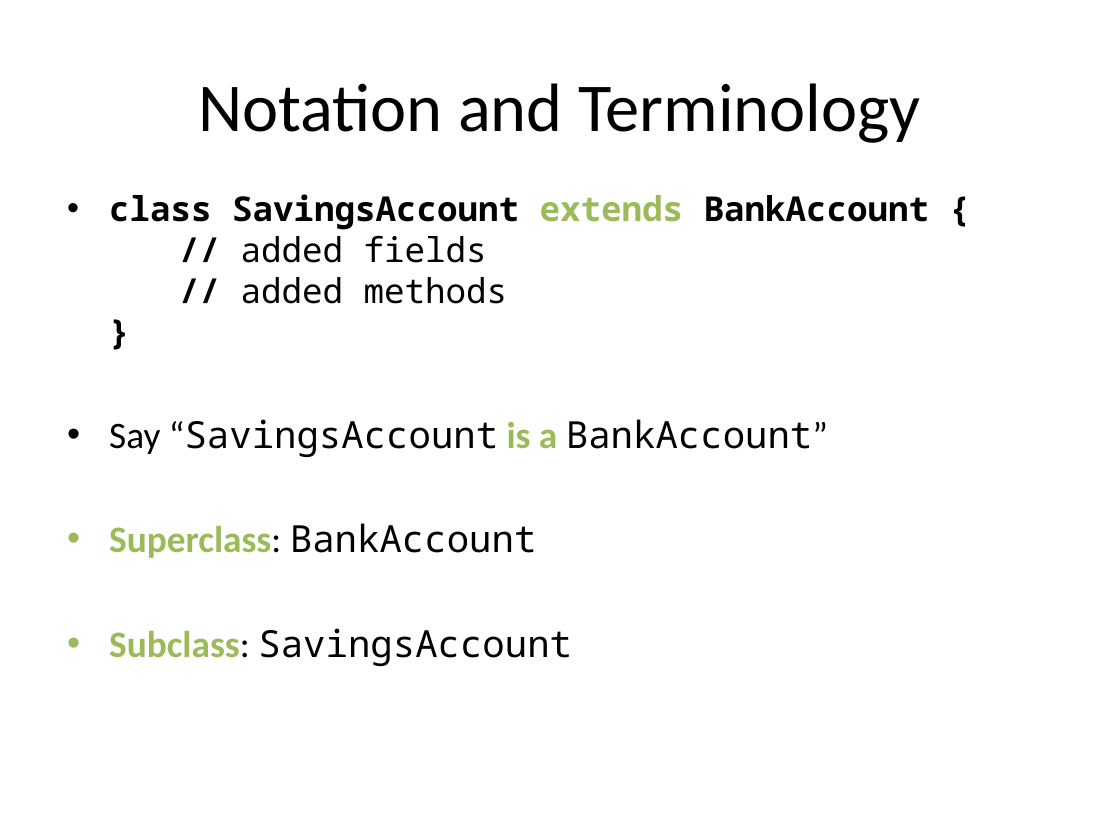
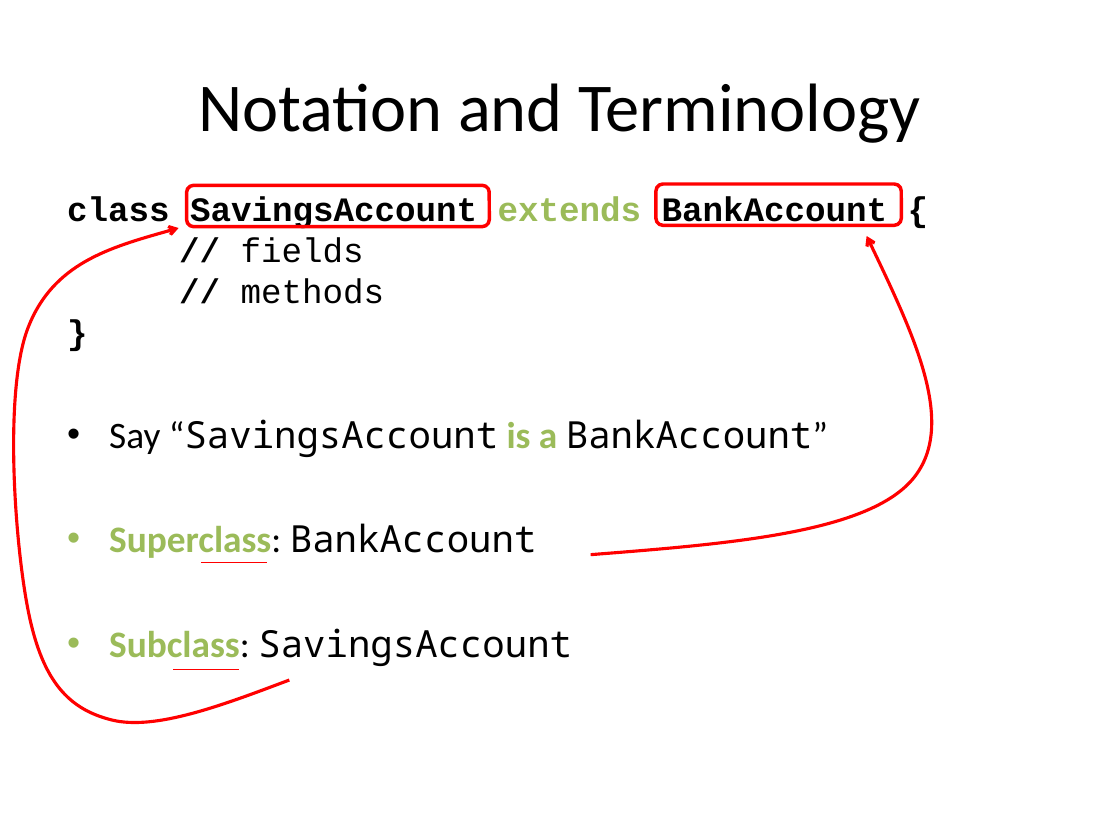
Before and after one commit to RHIT-CSSE/csse220, a slide deck: slide 4 of ClassMaterials/Inheritance/Slides/Inheritance.pptx. Drawn at 1120x840 pixels with LibreOffice and Linux fonts; fonts in the diff are those of the drawing. Boxes give left, top, right and bottom in pixels: in the first picture for what was removed or moved away, otherwise in the second. Text is boxed around its words. In the diff, an @@ line names an element or a change of style, - is before the commit and + after.

```diff
--- a/ClassMaterials/Inheritance/Slides/Inheritance.pptx
+++ b/ClassMaterials/Inheritance/Slides/Inheritance.pptx
@@ text at (x1=67, y1=196, x2=887, y2=304): text changed; font Noto Sans Mono to Courier New @@
-• class SavingsAccount extends BankAccount {
-  // added fields
-  // added methods
-  }
+class SavingsAccount extends BankAccount {
+// fields
+// methods
+}
@@ rounded rectangle added at (x1=187, y1=185, x2=489, y2=226), outline #FF0000 2.25 pt @@
@@ rounded rectangle added at (x1=656, y1=184, x2=902, y2=225), outline #FF0000 2.25 pt @@
@@ freeform shape added at (x1=13, y1=228, x2=289, y2=724), outline #FF0000 2 pt @@
@@ freeform shape added at (x1=590, y1=236, x2=931, y2=556), outline #FF0000 2 pt @@
@@ line added from (202, 562) to (267, 562), #FF0000 0.75 pt @@
@@ line added from (174, 670) to (239, 670), #FF0000 0.75 pt @@
```
Also in this commit, not shown: 9 other slides changed, 2 slides added.
